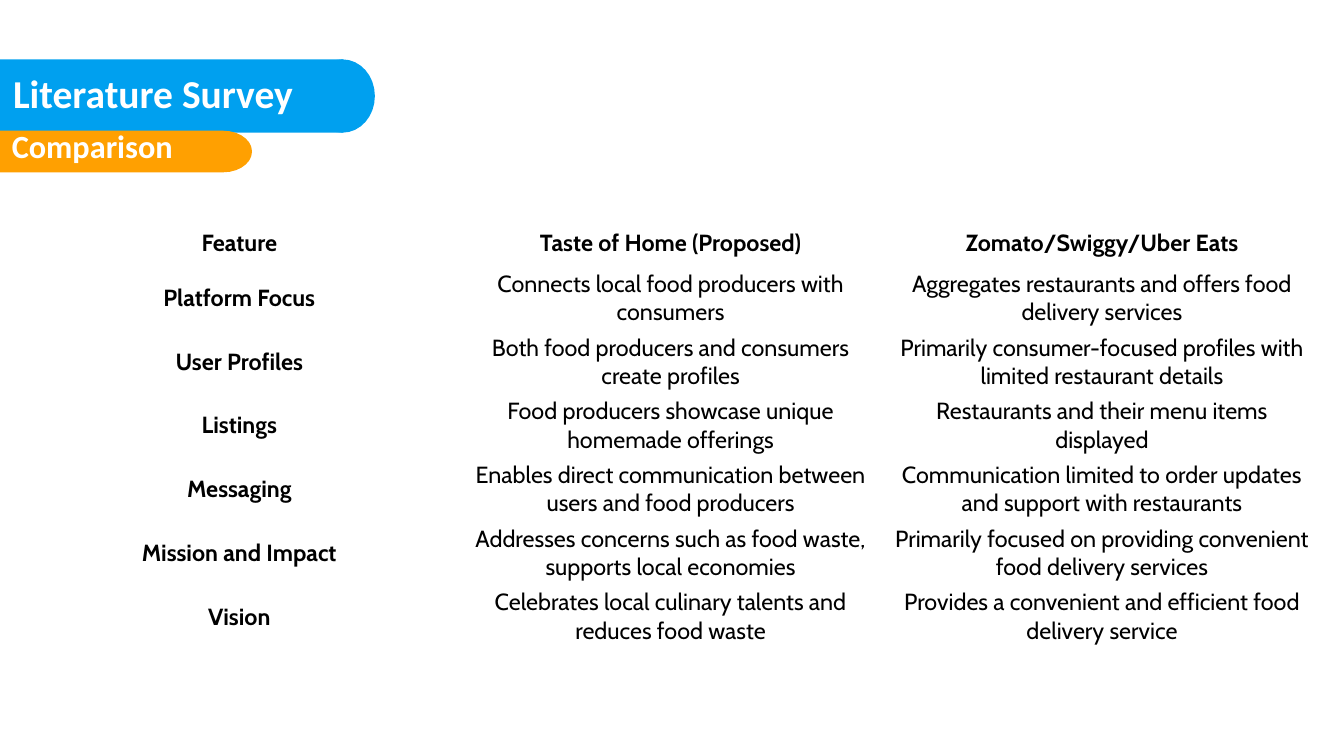
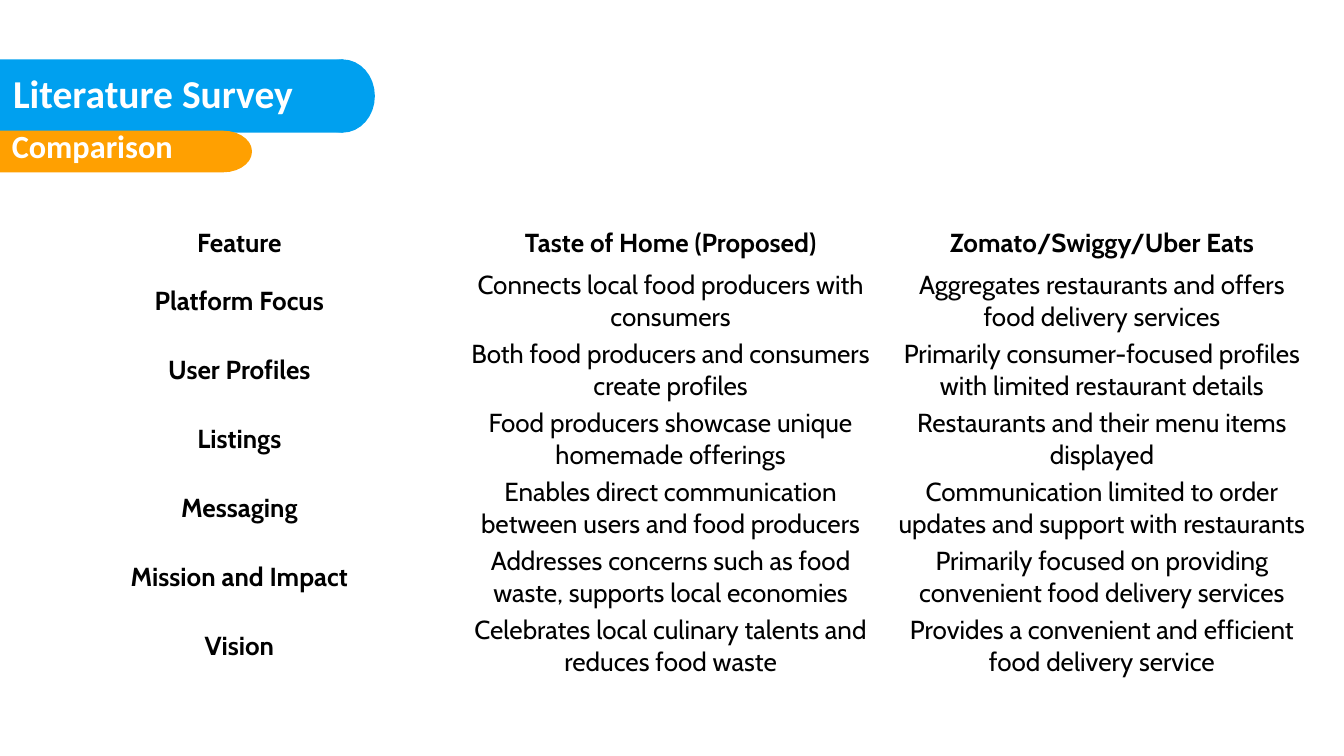
Before and after one commit to nisarggandhi21/Taste-of-Home, a slide deck: slide 14 of Taste-of-Home.pptx (slide 13 before the commit). Drawn at 1344x756 pixels with LibreOffice and Linux fonts; fonts in the diff are those of the drawing; background and template pictures are left out. Boxes give left, top, right and bottom in pixels: in the first picture for what was removed or moved away, otherwise in the second. Text is boxed around its words. In the diff, an @@ line names an element or a change of style, - is before the commit and + after.

```diff
--- a/Taste-of-Home.pptx
+++ b/Taste-of-Home.pptx
@@ table at [24,220,1317,711] @@
@@ size 26 to 29 pt @@
```
Also in this commit, not shown: 14 other slides changed, 3 slides added, 1 slide removed, 20 other files.
